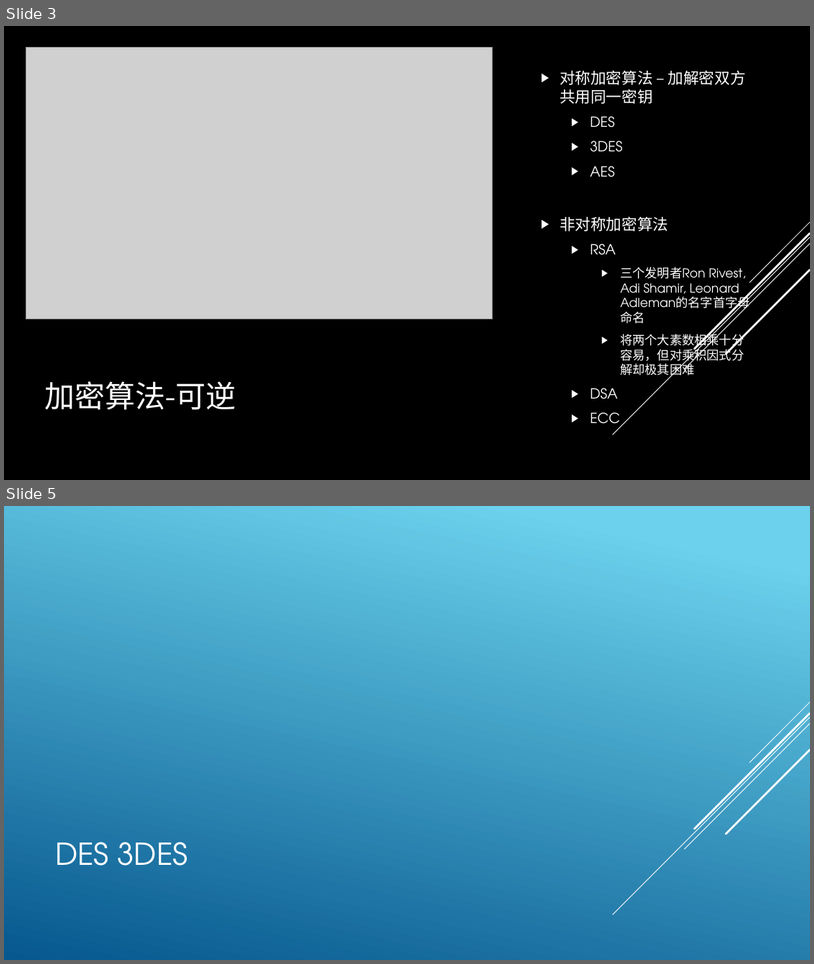
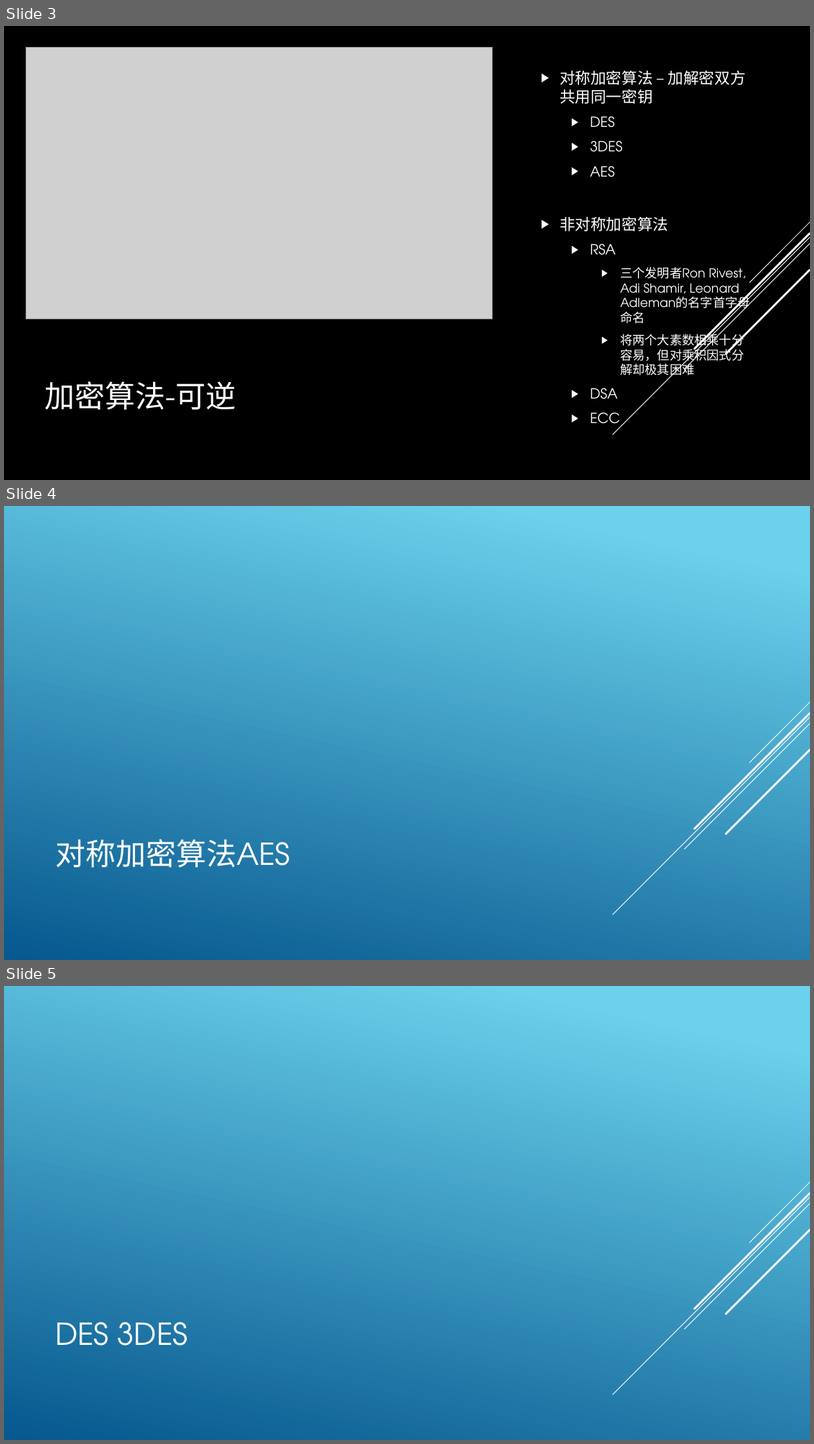
Before and after one commit to lmq1117/l56xx, a slide deck: document/limq.pptx. Shown one above the other, each under a label of ours: slides 3 and 5 before the commit, slides 3, 4 and 5 after it; the slides between them are not shown. The pictures are 814x964 and 814x1444 pixels, drawn with LibreOffice and Linux fonts; fonts in the diff are those of the drawing; grey boxes stand for pictures. Boxes give left, top, right and bottom in pixels: in the first picture for what was removed or moved away, otherwise in the second. Text is boxed around its words. In the diff, an @@ line names an element or a change of style, - is before the commit and + after.

```diff
--- a/document/limq.pptx
+++ b/document/limq.pptx
@@ slide 4 added at (4,506,810,960), background gradient #6ED2EB to #06588E; not listed: 5 template elements that a slide beside it also shows @@
@@ title added at (55,839,290,867), 36 pt, text #FFFFFF @@
+对称加密算法AES
```
Also in this commit, not shown: 2 slides changed, 5 other slides added, 2 slides removed.
